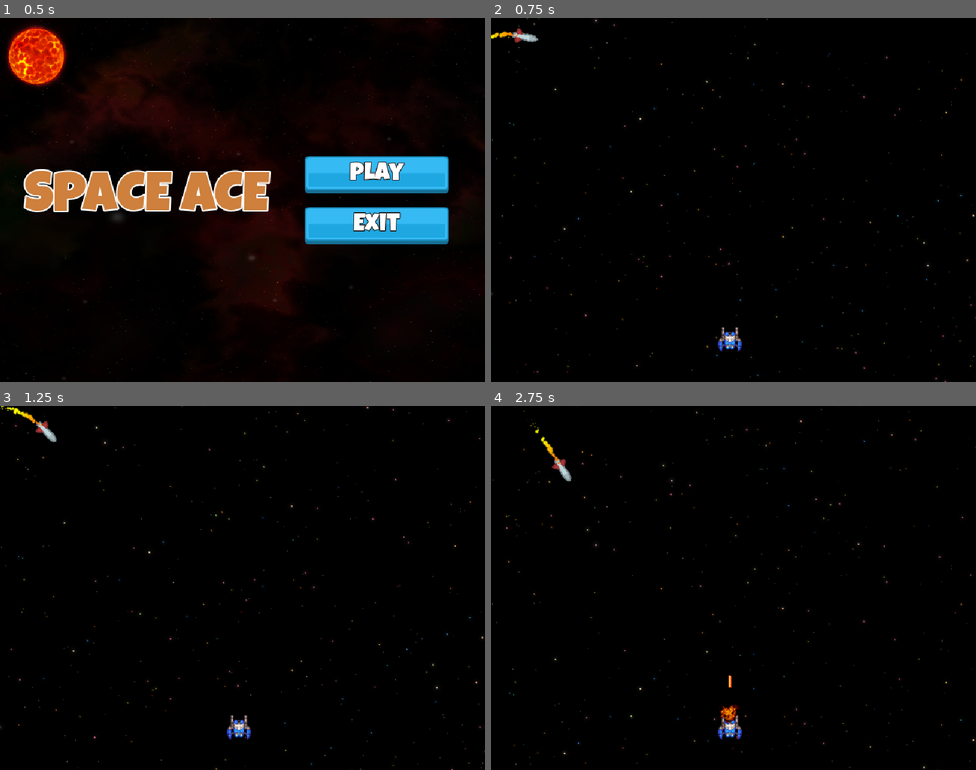
Above: before the commit, frames 1-4 (two rows, left to right).
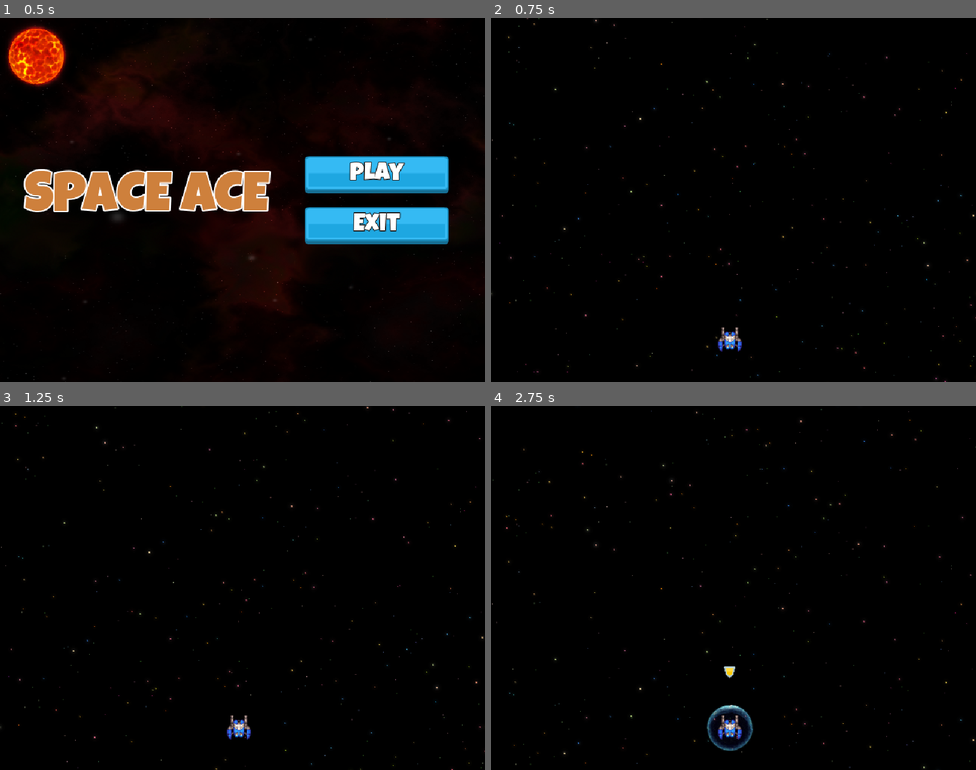
Above: after the commit, the same moments.

Repository: KaNywTipm/Final_Project_SpaceAce
Game: Godot game, scene res://Scenes/Main/Main.tscn
Same seed, same stepped clock (60 frames per second), same inputs: the game is played once before the commit and once after it.
Inputs:
- Up to frame 1 (0.5 s): no input
- Up to frame 2 (0.75 s): click "Play" at 0.5 s
- Up to frame 3 (1.25 s): no input
- Up to frame 4 (2.75 s): tap T (test) at 1.35, 2.1 s

Frame 1 is identical in both runs. In frame 2, 0.2% of the frame differs, in the area x 0-10%, y 2-7%; in frame 3, 0.2%; in frame 4, 0.8%, in the area x 6-55%, y 1-95%.

Commit message:
Update Shield 2

Diff:
--- a/Scenes/Level/Level.gd
+++ b/Scenes/Level/Level.gd
@@ -3,9 +3,13 @@
 
 func _unhandled_input(event: InputEvent) -> void:
 	if Input.is_action_just_pressed("test"):
-		SignalHub.emit_on_create_bullet(
-			Vector2(315, 300),
-			Vector2.DOWN,
-			100.0,
-			BulletBase.BulletType.Enemy
+		#SignalHub.emit_on_create_bullet(
+			#Vector2(315, 300),
+			#Vector2.DOWN,
+			#100.0,
+			#BulletBase.BulletType.Enemy
+		#)
+		SignalHub.emit_on_create_powerup(
+			Vector2(315,300),
+			PowerUp.PowerUpType.Shield
 		)
--- a/Scenes/Level/Level.tscn
+++ b/Scenes/Level/Level.tscn
@@ -6,7 +6,6 @@
 [ext_resource type="PackedScene" uid="uid://cs7twesq7bmwk" path="res://Scenes/Player/Player.tscn" id="3_4dwx7"]
 [ext_resource type="PackedScene" uid="uid://c8pkpg6y6ly4y" path="res://Scenes/ObjectMaker/ObjectMaker.tscn" id="4_k2uda"]
 [ext_resource type="AudioStream" uid="uid://t0l7khnjnye0" path="res://assets/sounds/loops/Mercury.wav" id="5_ksici"]
-[ext_resource type="PackedScene" uid="uid://c0hrx7ft7joyt" path="res://Scenes/HomingMissile/HomingMissile.tscn" id="7_8gphe"]
 
 [node name="Level" type="Node2D"]
 script = ExtResource("1_ksici")
@@ -24,6 +23,3 @@
 stream = ExtResource("5_ksici")
 volume_db = -10.0
 autoplay = true
-
-[node name="HomingMissile" parent="." instance=ExtResource("7_8gphe")]
-position = Vector2(38, 24)
--- a/Scenes/Player/Player.gd
+++ b/Scenes/Player/Player.gd
@@ -8,7 +8,7 @@
 
 
 @onready var sprite_2d: Sprite2D = $Sprite2D
-
+@onready var shield: Shield = $Shield
 
 
 # Called when the node enters the scene tree for the first time.
@@ -26,4 +26,7 @@
 
 
 func _on_area_entered(area: Area2D) -> void:
-	pass # Replace with function body.
+	if area is PowerUp:
+		match area.power_up_type:
+			PowerUp.PowerUpType.Shield:
+				shield.enable_shield()
--- a/Scenes/Shield/Shield.tscn
+++ b/Scenes/Shield/Shield.tscn
@@ -59,7 +59,7 @@
 shape = SubResource("CircleShape2D_sngbc")
 
 [node name="Timer" type="Timer" parent="."]
-wait_time = 3.0
+wait_time = 5.0
 one_shot = true
 
 [node name="Sound" type="AudioStreamPlayer2D" parent="."]
Not shown: 1 places in Scenes/Level/Level.tscn that only renumber resources
